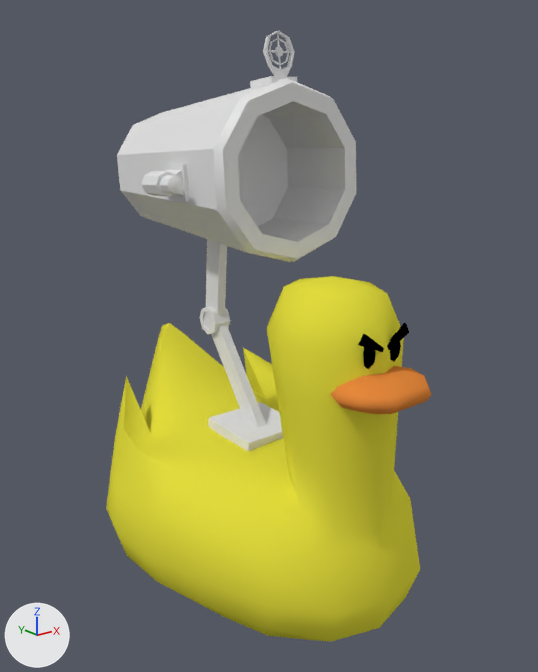
Before and after pictures for a commit that changed the Blender file Assets/3D/Raw/Duck/DuckRanged.blend.
Rendered twice from a camera (50 mm lens) standing at (-2.41, -3.06, 2.79) and looking at (0.04, 0.01, 1.56). Arrows for +X, +Y and +Z are at lower left; the lights stay in place.
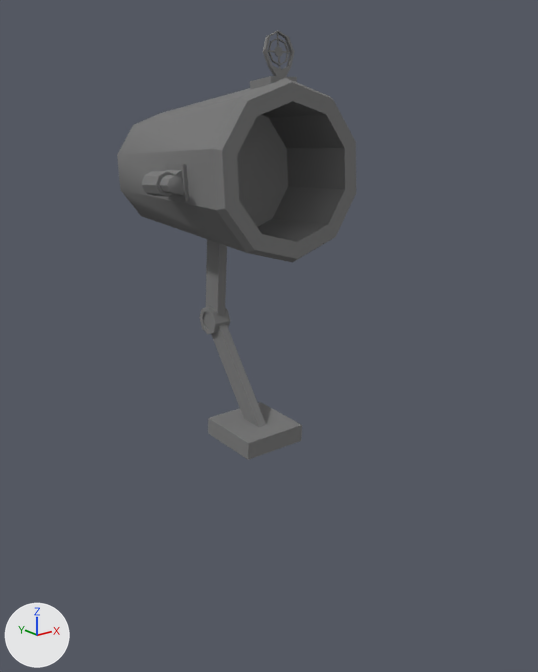
Where the newer file only moved an object's origin or applied its transform, the numbers keep the older frame.

Where the change shows, as pixel boxes (x1, y1, x2, y2) in the pictures (538 x 672 px; the box of a moved part takes in the faces that stretch with it):
'DuckRanged', hidden
    before: (106, 276, 420, 641)
'Cylinder.001', recoloured, shading changed
    both: (117, 78, 356, 263)
'Cube', deleted
    before: (208, 324, 283, 452)
'Beak', hidden
    before: (331, 366, 432, 414)
'BaseCannon', added
    after: (208, 402, 302, 460)
'ArmCannon1', added
    after: (211, 324, 266, 427)
'Cube.001', recoloured
    both: (206, 239, 227, 316)
'Cube.002', recoloured
    both: (142, 164, 189, 202)
'Cube.003', recoloured (white to grey)
    both: (250, 30, 297, 89)
'eyebrow', hidden
    before: (358, 323, 409, 352)
'eyes', hidden
    before: (363, 333, 401, 369)
'Circle', reshaped, turned, rescaled
    before: (268, 33, 292, 69)
    after: (267, 33, 291, 69)
'aim3', added
    after: (268, 38, 289, 65)
'Circle.001', deleted
    before: (269, 38, 289, 65)
part 1 of me_cylinder, moved or reshaped
    both: (199, 306, 230, 334)
part 2 of me_cylinder_001, shading changed
    both: (238, 115, 288, 227)

The change, as a list of edits to the scene's bpy script:
```text
Change me_cylinder:
    used by ob_cylinder; location = (0.0, 0.474, 1.562); rotation_euler = (0.0, 1.571, 0.0), in degrees (0, 90, 0); scale = (-0.0848, -0.0848, -0.053)
    remove me_cylinder.from_pydata(...)  # 48 vertices, 42 faces; spans x -1.0..1.0, y -1.0..1.0, z -1.0..1.0
    add me_cylinder.from_pydata(...)  # 48 vertices, 42 faces; spans x -0.05..0.05, y -0.08..0.08, z -0.08..0.08
    me_cylinder part 1: the whole mesh is rebuilt
    add me_cylinder.materials.append(mat_metal)  # grey #7e7e7e
Change me_cube_001:
    where me_cube_001.from_pydata(...)  # 12 vertices, 10 faces; spans x -1.0..1.0, y -4.1..2.2, z -1.0..20.0
    add me_cube_001.materials.append(mat_metal)  # grey #7e7e7e
Change me_cylinder_001:
    used by ob_cylinder_001; location = (0.001, 0.385, 2.432); rotation_euler = (1.521, -0.0142, -0.0115), in degrees (87, -0.8, -0.7); scale = (0.376, 0.376, 0.642)
    remove me_cylinder_001.from_pydata(...)  # 100 vertices, 92 faces; spans x -1.16..1.16, y -1.18..1.17, z -1.18..1.0
    add me_cylinder_001.from_pydata(...)  # 100 vertices, 92 faces; spans x -1.17..1.15, y -1.18..1.17, z -1.18..1.0
    me_cylinder_001 part 2: edges marked sharp go from 120 to 130
    add me_cylinder_001.materials.append(mat_metal)  # grey #7e7e7e
Change me_cube_002:
    where me_cube_002.from_pydata(...)  # 60 vertices, 58 faces; spans x -0.166..0.043, y -0.177..0.11, z -0.095..0.095
    add me_cube_002.materials.append(mat_metal)  # grey #7e7e7e
Change me_cube_003:
    where me_cube_003.from_pydata(...)  # 52 vertices, 50 faces; spans x -1.12..1.12, y -1.0..1.0, z -1.0..8.37
    add me_cube_003.materials.append(mat_metal)  # grey #7e7e7e
Change me_circle_001:
    used by ob_circle; location = (0.0, -0.117, 3.023); rotation_euler = (1.446, 0.0, 0.0), in degrees (83, 0, 0); scale = (0.0249, 0.0249, 0.0249)
    remove me_circle_001.from_pydata(...)  # 20 vertices, 5 faces; spans x -3.3..3.3, y -3.57..3.57, z 0.0
    add me_circle_001.from_pydata(...)  # 40 vertices, 30 faces; spans x -0.08..0.08, y -0.01..0.01, z -0.09..0.09
    me_circle_001 part 3: 20 vertices removed from x -3.3..3.3, y -3.57..3.57, z 0.0; 40 vertices added at x -0.08..0.08, y -0.01..0.01, z -0.09..0.09
    add me_circle_001.materials.append(mat_metal)  # grey #7e7e7e
Add me_basecannon:
    me_basecannon.from_pydata([(-0.192, -0.1, 0.927), (-0.192, 0.286, 0.945), (0.192, -0.1, 0.927), (0.192, 0.286, 0.945), (-0.192, -0.105, 1.027), (-0.192, 0.282, 1.045), (0.192, 0.282, 1.045), (0.192, -0.105, 1.027)], [], [(0, 4, 5, 1), (1, 5, 6, 3), (3, 6, 7, 2), (2, 7, 4, 0), (1, 3, 2, 0), (7, 6, 5, 4)])
    me_basecannon.materials.append(mat_metal)  # grey #7e7e7e
Add me_armcannon1:
    me_armcannon1.from_pydata([(-0.027, -0.304, -0.321), (-0.027, -0.162, -0.314), (0.027, -0.304, -0.321), (0.027, -0.162, -0.314), (-0.027, 0.162, 0.314), (-0.027, 0.304, 0.321), (0.027, 0.304, 0.321), (0.027, 0.162, 0.314)], [], [(0, 2, 7, 4), (6, 5, 4, 7), (3, 1, 5, 6), (2, 3, 6, 7), (1, 0, 4, 5)])
    me_armcannon1.materials.append(mat_metal)  # grey #7e7e7e
Change ob_beak:
    add ob_beak.hide_set(True)
Change ob_duckranged:
    add ob_duckranged.hide_set(True)
Change ob_eyebrow:
    add ob_eyebrow.hide_set(True)
Change ob_eyes:
    add ob_eyes.hide_set(True)
Remove ob_cube:
    ob_cube = bpy.data.objects.new('Cube', me_cube)
Change ob_circle:
    ob_circle.rotation_euler: (1.446, 0.0, 0.0) -> (0.0, 0.0, 0.0)  # degrees (83, 0, 0) -> degrees (0, 0, 0)
    ob_circle.scale: (0.0249, 0.0249, 0.0249) -> (1.0, 1.0, 1.0)
Remove ob_circle_001:
    ob_circle_001 = bpy.data.objects.new('Circle.001', me_circle_002)
Add ob_basecannon:
    ob_basecannon = bpy.data.objects.new('BaseCannon', me_basecannon)
    ob_basecannon.location = (0.0, 0.0, 0.0)
Add ob_aim3:
    ob_aim3 = bpy.data.objects.new('aim3', me_aim3)  # 32 vertices, 32 faces; spans x -0.0644..0.0599, y -0.0125..0.0125, z -0.0623..0.0623; in mat_metal (grey #7e7e7e)
    ob_aim3.location = (0.0, -0.117, 3.023)
Add ob_armcannon1:
    ob_armcannon1 = bpy.data.objects.new('ArmCannon1', me_armcannon1)
    ob_armcannon1.location = (0.0, 0.242, 1.245)
```
